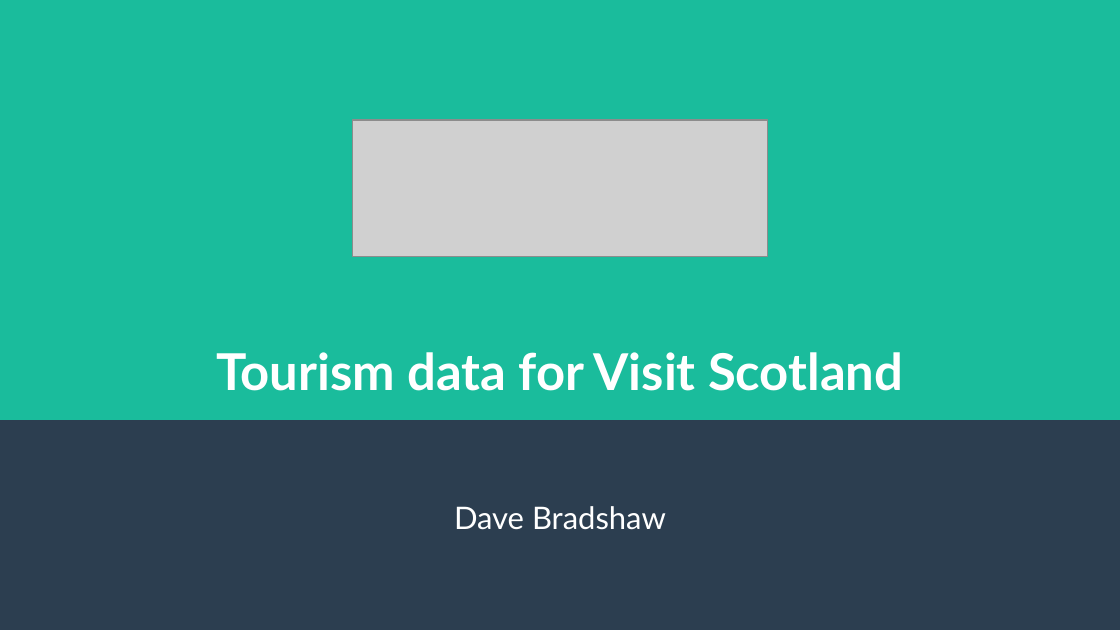
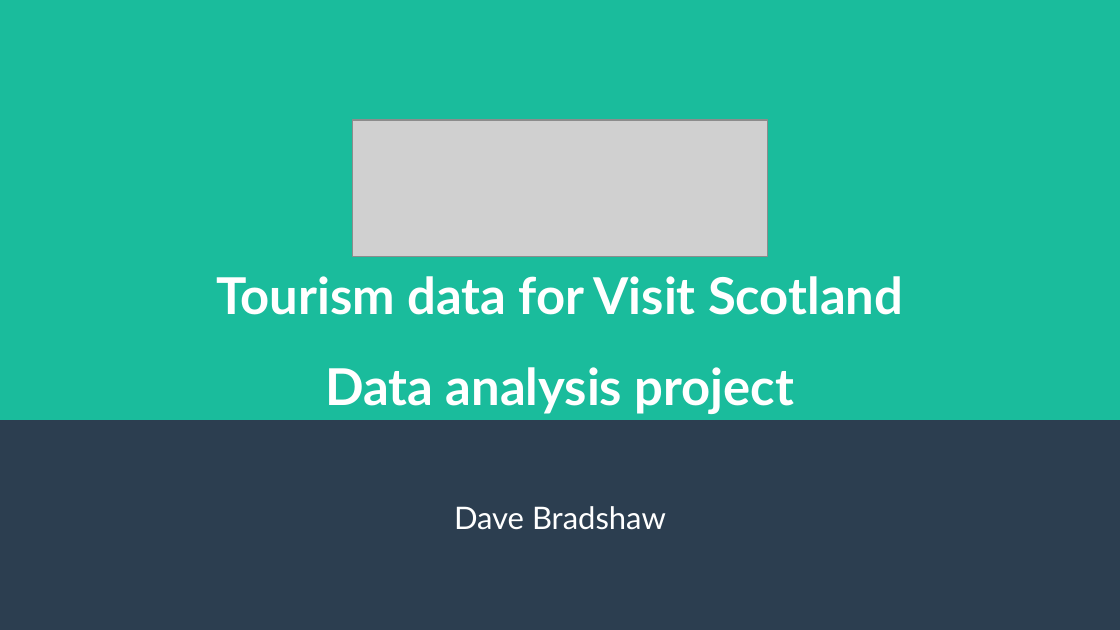
Before and after one commit to DavBradshaw/Portfolio, a slide deck: slide 1 of Visit Scotland/Presentation V2.odp. Drawn at 1120x630 pixels with LibreOffice and Linux fonts; fonts in the diff are those of the drawing; grey boxes stand for pictures. Boxes give left, top, right and bottom in pixels: in the first picture for what was removed or moved away, otherwise in the second. Text is boxed around its words. In the diff, an @@ line names an element or a change of style, - is before the commit and + after.

```diff
--- a/Visit Scotland/Presentation V2.odp
+++ b/Visit Scotland/Presentation V2.odp
@@ title at box(216, 276, 903, 414): text changed @@
-Tourism data for Visit Scotland
+Tourism data for Visit Scotland
+Data analysis project
```
Also in this commit, not shown: 1 other slide changed, 1 slide added, 5 other files.
